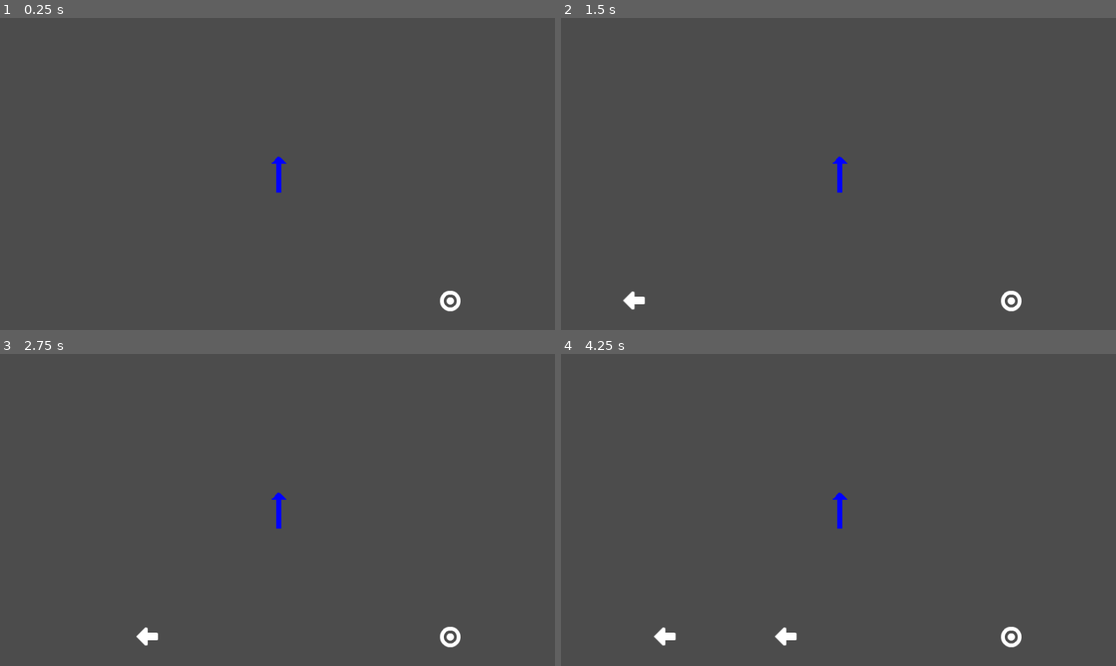
Above: before the commit, frames 1-4 (two rows, left to right).
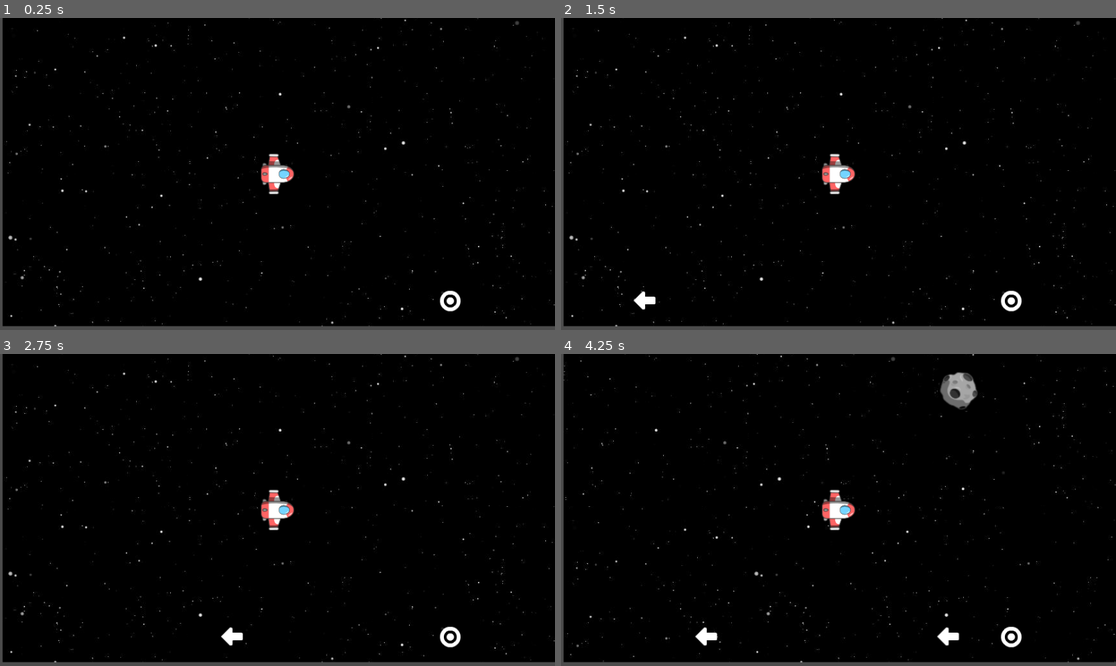
Above: after the commit, the same moments.

Repository: darkyuu/GGJ18-LagShip
Game: Godot game, scene res://Scenes/GameplayScene.tscn
Same seed, same stepped clock (60 frames per second), same inputs: the game is played once before the commit and once after it.
Inputs:
- Up to frame 1 (0.25 s): no input
- Up to frame 2 (1.5 s): tap Enter at 0.5 s; hold Right (ui_right) 0.53-1.28 s; tap Space at 1.25 s; hold Left (ui_left) from 1.28 s (still down)
- Up to frame 3 (2.75 s): release Left (ui_left) at 2.03 s; hold Right (ui_right) from 2.03 s (still down)
- Up to frame 4 (4.25 s): release Right (ui_right) at 3.53 s; hold Left (ui_left) from 3.53 s (still down)

The runs differ from the first frame. In frame 1, 98% of the frame differs, in the area x 0-100%, y 0-99%; in frame 2, 98%; in frame 3, 98%; in frame 4, 98%.

Commit message:
UPDATE: Asteroid random from eight point, reskin ship and asteroid

Diff:
--- /dev/null
+++ b/GameObjects/AsteroidObject.tscn
@@ -0,0 +1,42 @@
+[gd_scene load_steps=4 format=2]
+
+[ext_resource path="res://Scripts/AsteroidObject.gd" type="Script" id=1]
+[ext_resource path="res://Assets/sprite/comet.png" type="Texture" id=2]
+
+[sub_resource type="CircleShape2D" id=1]
+
+custom_solver_bias = 0.0
+radius = 31.341
+
+[node name="Asteroid" type="RigidBody2D"]
+
+input_pickable = false
+collision_layer = 1
+collision_mask = 1
+mode = 0
+mass = 1.0
+friction = 1.0
+bounce = 0.0
+gravity_scale = 0.0
+custom_integrator = false
+continuous_cd = 0
+contacts_reported = 0
+contact_monitor = false
+sleeping = false
+can_sleep = true
+linear_velocity = Vector2( 0, 0 )
+linear_damp = -1.0
+angular_velocity = 0.0
+angular_damp = -1.0
+script = ExtResource( 1 )
+__meta__ = {
+"_edit_group_": true
+}
+
+[node name="Sprite" type="Sprite" parent="." index="0"]
+
+texture = ExtResource( 2 )
+
+[node name="Collision" type="CollisionShape2D" parent="." index="1"]
+
+shape = SubResource( 1 )
--- a/GameObjects/ShipObject.tscn
+++ b/GameObjects/ShipObject.tscn
@@ -1,7 +1,7 @@
 [gd_scene load_steps=4 format=2]
 
 [ext_resource path="res://Scripts/ShipObject.gd" type="Script" id=1]
-[ext_resource path="res://Assets/sprite/ufo_move1.png" type="Texture" id=2]
+[ext_resource path="res://Assets/sprite/spaceship.png" type="Texture" id=2]
 
 [sub_resource type="CapsuleShape2D" id=1]
 
--- a/Scenes/GameplayScene.tscn
+++ b/Scenes/GameplayScene.tscn
@@ -1,18 +1,25 @@
-[gd_scene load_steps=7 format=2]
+[gd_scene load_steps=14 format=2]
 
 [ext_resource path="res://Scripts/GameplayScene.gd" type="Script" id=1]
 [ext_resource path="res://GameObjects/TurnRightCommandObject.tscn" type="PackedScene" id=2]
 [ext_resource path="res://GameObjects/TurnLeftCommandObject.tscn" type="PackedScene" id=3]
-[ext_resource path="res://GameObjects/ShipObject.tscn" type="PackedScene" id=4]
-[ext_resource path="res://GameObjects/CommandExecutePoint.tscn" type="PackedScene" id=5]
+[ext_resource path="res://GameObjects/AsteroidObject.tscn" type="PackedScene" id=4]
+[ext_resource path="res://Assets/spacebg_animation/frame1.png" type="Texture" id=5]
+[ext_resource path="res://Assets/spacebg_animation/frame2.png" type="Texture" id=6]
+[ext_resource path="res://Assets/spacebg_animation/frame3.png" type="Texture" id=7]
+[ext_resource path="res://Assets/spacebg_animation/frame4.png" type="Texture" id=8]
+[ext_resource path="res://Assets/spacebg_animation/frame5.png" type="Texture" id=9]
+[ext_resource path="res://Assets/spacebg_animation/frame6.png" type="Texture" id=10]
+[ext_resource path="res://GameObjects/ShipObject.tscn" type="PackedScene" id=11]
+[ext_resource path="res://GameObjects/CommandExecutePoint.tscn" type="PackedScene" id=12]
 
 [sub_resource type="SpriteFrames" id=1]
 
 animations = [ {
-"frames": [  ],
+"frames": [ ExtResource( 5 ), ExtResource( 6 ), ExtResource( 7 ), ExtResource( 8 ), ExtResource( 9 ), ExtResource( 10 ) ],
 "loop": true,
 "name": "default",
-"speed": 15.0
+"speed": 0.25
 } ]
 
 [node name="Gameplay" type="Node" index="0"]
@@ -20,16 +27,21 @@
 script = ExtResource( 1 )
 Right_commands = ExtResource( 2 )
 Left_commands = ExtResource( 3 )
+Asteroids = ExtResource( 4 )
 max_command_buffer = 15
-velocity = 100
+velocity = 200
 max_command_frame_counter = 45
 
 [node name="AnimatedSprite" type="AnimatedSprite" parent="." index="0"]
 
+position = Vector2( 436, 237 )
 frames = SubResource( 1 )
 animation = "default"
+frame = 2
+playing = true
+_sections_unfolded = [ "Transform" ]
 
-[node name="Ship" parent="." index="1" instance=ExtResource( 4 )]
+[node name="Ship" parent="." index="1" instance=ExtResource( 11 )]
 
 position = Vector2( 432.017, 235.128 )
 
@@ -38,28 +50,40 @@
 position = Vector2( 97.0007, 440 )
 _sections_unfolded = [ "Transform" ]
 
-[node name="CommandExecutePoint" parent="." index="3" instance=ExtResource( 5 )]
+[node name="CommandExecutePoint" parent="." index="3" instance=ExtResource( 12 )]
 
 position = Vector2( 700, 440 )
 _sections_unfolded = [ "Transform" ]
 
-[node name="ObstacleSpawnPositions" type="Node" parent="." index="4"]
+[node name="AsteroidTimer" type="Timer" parent="." index="4"]
+
+process_mode = 1
+wait_time = 3.0
+one_shot = false
+autostart = false
+
+[node name="ObstacleSpawnPositions" type="Node" parent="." index="5"]
+
+editor/display_folded = true
 
 [node name="1" type="Position2D" parent="ObstacleSpawnPositions" index="0"]
 
-position = Vector2( 25, 18 )
+position = Vector2( 205, 18 )
+_sections_unfolded = [ "Transform" ]
 
 [node name="2" type="Position2D" parent="ObstacleSpawnPositions" index="1"]
 
-position = Vector2( 432.32, 16.2527 )
+position = Vector2( 432, 18 )
+_sections_unfolded = [ "Transform" ]
 
 [node name="3" type="Position2D" parent="ObstacleSpawnPositions" index="2"]
 
-position = Vector2( 839.351, 16.3245 )
+position = Vector2( 660.351, 16.3245 )
+_sections_unfolded = [ "Transform" ]
 
 [node name="4" type="Position2D" parent="ObstacleSpawnPositions" index="3"]
 
-position = Vector2( 26.6396, 236.777 )
+position = Vector2( 26.6396, 242.777 )
 
 [node name="5" type="Position2D" parent="ObstacleSpawnPositions" index="4"]
 
@@ -67,16 +91,21 @@
 
 [node name="6" type="Position2D" parent="ObstacleSpawnPositions" index="5"]
 
-position = Vector2( 24.0162, 452.181 )
+position = Vector2( 281, 381.181 )
+_sections_unfolded = [ "Transform" ]
 
 [node name="7" type="Position2D" parent="ObstacleSpawnPositions" index="6"]
 
-position = Vector2( 429.274, 451.451 )
+position = Vector2( 431.546, 381 )
+_sections_unfolded = [ "Transform" ]
 
 [node name="8" type="Position2D" parent="ObstacleSpawnPositions" index="7"]
 
-position = Vector2( 833.166, 455.95 )
+position = Vector2( 575, 381 )
+_sections_unfolded = [ "Transform" ]
 
 [connection signal="call_left" from="CommandExecutePoint" to="." method="force_ship_turn_left"]
 
 [connection signal="call_right" from="CommandExecutePoint" to="." method="force_ship_turn_right"]
+
+[connection signal="timeout" from="AsteroidTimer" to="." method="_on_AsteroidTimer_timeout"]
--- /dev/null
+++ b/Scripts/AsteroidObject.gd
@@ -0,0 +1,40 @@
+extends RigidBody2D
+
+signal explode
+
+var velocity = Vector2()
+var rotation_speed
+var extents = Vector2()
+
+func _ready():
+	pass
+#	randomize()
+#
+#	add_to_group("asteroids");
+#	set_process(true);
+
+
+func _process(delta):
+	pass
+#	velocity = velocity.clamped(300)
+#	set_rotation(get_rotation() + rotation_speed * delta)
+#	set
+#
+#	this.MoveAndSlide(velocity * delta);
+
+
+
+
+
+#func init(init_position, init_velocity):
+#	if init_velocity.length()  > 0:
+#        velocity = init_velocity
+#	else:
+#		velocity = Vector2(random_range(300 , 1000)).rotated(random_range(0, 2*PI))
+#
+#
+#	rotation_speed = random_range(-1.5, 1.5);
+
+
+#	extents = get_node("Sprite").get_texture().get_size()/2
+#	set_position(init_position)
--- a/Scripts/CommandExecutePoint.gd
+++ b/Scripts/CommandExecutePoint.gd
@@ -17,4 +17,3 @@
 		emit_signal("call_left")
 	Global.current_command_buffer -= 1
 	body.queue_free()
-#	print("current_command_buffer: "+str(Global.current_command_buffer))
--- a/Scripts/GameplayScene.gd
+++ b/Scripts/GameplayScene.gd
@@ -2,9 +2,10 @@
 
 export (PackedScene) var Right_commands
 export (PackedScene) var Left_commands
+export (PackedScene) var Asteroids
 
 export (int) var max_command_buffer = 15
-export (float) var velocity = 100
+export (float) var velocity = 200
 
 export (int) var max_command_frame_counter = 45
 var current_command_frame_counter
@@ -12,6 +13,7 @@
 func _ready():
 	current_command_frame_counter = 0
 	set_process(true)
+	$AsteroidTimer.start()
 
 func _process(delta):
 	if current_command_frame_counter == max_command_frame_counter:
@@ -49,3 +51,17 @@
 func force_ship_turn_right():
 	print("force_ship_turn_right")
 	get_node("Ship").turn_right()
+
+
+
+func _on_AsteroidTimer_timeout():
+	print("_on_AsteroidTimer_timeout")
+	var temp_index = randi() % 8 + 1
+	var temp_start_position = get_node("ObstacleSpawnPositions/"+str(temp_index)).get_position()
+	var aim_to_position = Global.aim_to_ship_rotation[temp_index]
+
+	var ast = Asteroids.instance()
+	add_child(ast)
+	ast.position = temp_start_position
+	ast.rotation = 0
+	ast.set_linear_velocity(Vector2(Global.asteroid_velocity, 0).rotated(aim_to_position))
--- a/Scripts/Global.gd
+++ b/Scripts/Global.gd
@@ -1,14 +1,20 @@
 extends Node
 
 # game settings
-var screensize = Vector2()
+var screen_size = Vector2()
 var player_state = ["idle", "move"]
 var current_scene = null
 var new_scene = null
 var current_command_buffer = 0
+var asteroid_velocity = 50
+
+var aim_to_ship_rotation = {1: PI/4, 2: PI/2, 3: 3*PI/4,
+							4: 0, 5: PI,
+							6: 7*PI/4, 7: 3*PI/2, 8: 5*PI/4}
 
 func _ready():
-	screensize = get_viewport().size
+	screen_size = get_viewport().size
+#	print("Global initialize: "+str(screen_size.x)+", "+str(screen_size.y))
 	var root = get_tree().get_root()
 	# TODO: change this when adding start screen
 	current_scene = root.get_child(root.get_child_count() - 1)
--- a/Scripts/ShipObject.gd
+++ b/Scripts/ShipObject.gd
@@ -2,7 +2,7 @@
 
 signal hit
 
-var current_direction = -PI/2
+var current_direction = PI/2
 var current_state = "idle"
 var current_position;
 
